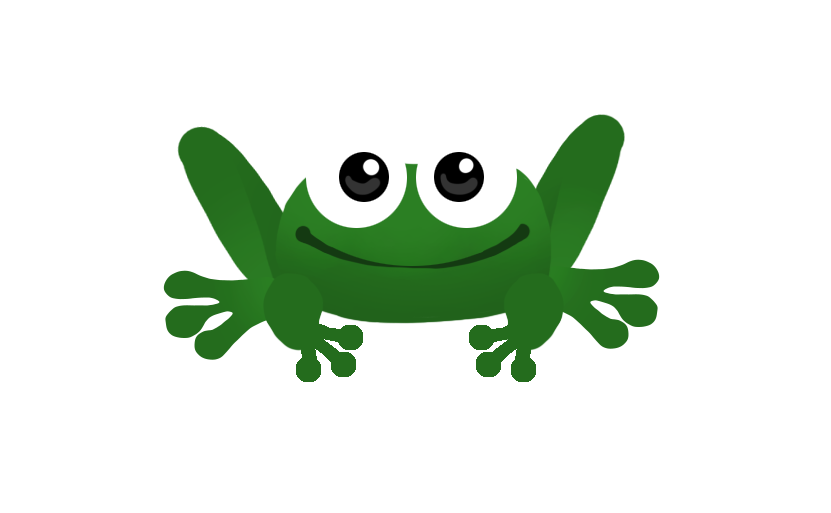
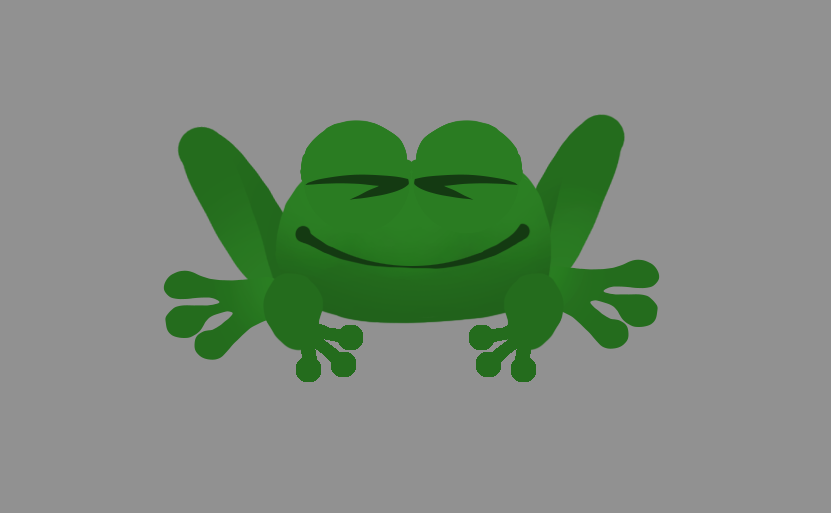
Comparing the layer stacks of the two 831×513 images. Changes:
added layer "eye L close 03" above "eye L close 02" over [300,120,412,228]
added layer "eye L close 02" above "eye L close 01" over [300,120,412,228]
added layer "eye L close 01" above "eye R close 03" over [300,120,413,178]
added layer "eye R close 03" above "eye R close 02" over [411,120,523,233]
added layer "eye R close 02" above "eye R close 01" over [411,120,523,233]
added layer "eye R close 01" above "pupil R" over [410,120,523,178]
showed "Layer 1" over [0,0,831,513]
